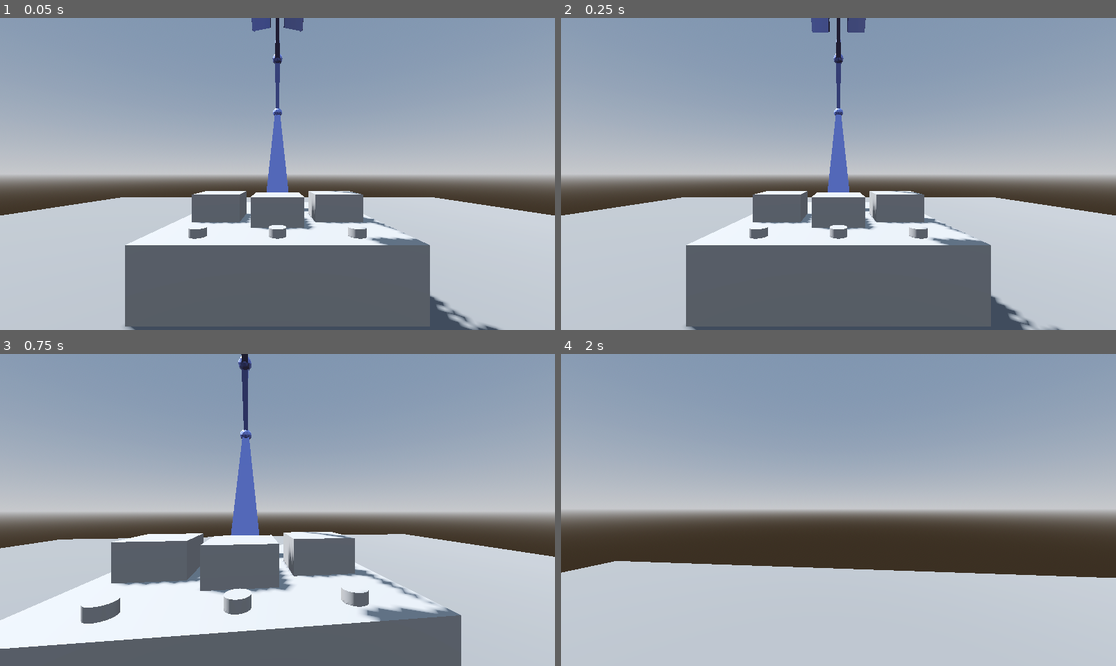
Above: before the commit, frames 1-4 (two rows, left to right).
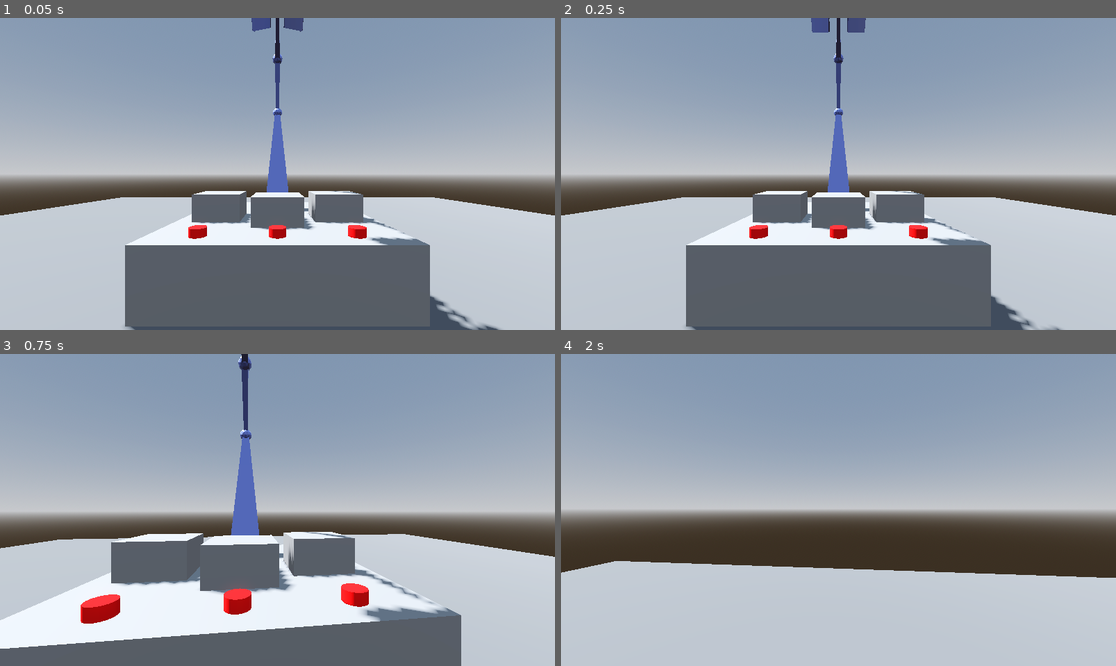
Above: after the commit, the same moments.

Repository: anniesanap/COMP-360-Group-2-Assignment-4
Game: Godot game, scene res://root.tscn
Same seed, same stepped clock (60 frames per second), same inputs: the game is played once before the commit and once after it.
Inputs (mouse positions are in pixels of both pictures, inside the frame that each line leads up to):
- Up to frame 1 (0.05 s): no input
- Up to frame 2 (0.25 s): no input
- Up to frame 3 (0.75 s): move the mouse to (305, 510) at 0.52 s; hold W (move_forward) from 0.53 s (still down); hold E (interact) from 0.53 s (still down)
- Up to frame 4 (2 s): keep holding W (move_forward); tap Space (jump) at 0.77, 1.52 s; move the mouse to (810, 510) at 1.27 s; release E (interact) at 1.28 s; tap E (interact) at 1.35 s

The runs differ from the first frame. In frame 1, 0.4% of the frame differs, in the area x 33-67%, y 66-71%; in frame 2, 0.4%; in frame 3, 1.2%, in the area x 14-67%, y 73-87%; in frame 4, nothing differs.

Commit message:
Change button colors on press

Diff:
--- a/button_1.gd
+++ b/button_1.gd
@@ -1,6 +1,12 @@
 extends StaticBody3D
 
-@onready var arm = $".."/arm
+@onready var button_2_material: StandardMaterial3D = $".."/button2/buttonMesh.mesh.material
+@onready var button_3_material: StandardMaterial3D = $".."/button3/buttonMesh.mesh.material
+@onready var arm: Node3D = $".."/arm
+@onready var material: StandardMaterial3D = $buttonMesh.mesh.material
 
 func press():
+	button_2_material.albedo_color = Color.RED
+	button_3_material.albedo_color = Color.RED
+	material.albedo_color = Color.GREEN
 	create_tween().tween_property(arm, "rotation:y", PI / 4, 1).set_delay(0.5).set_trans(Tween.TRANS_SPRING)
--- a/button_2.gd
+++ b/button_2.gd
@@ -1,6 +1,12 @@
 extends StaticBody3D
 
-@onready var arm = $".."/arm
+@onready var button_1_material: StandardMaterial3D = $".."/button1/buttonMesh.mesh.material
+@onready var button_3_material: StandardMaterial3D = $".."/button3/buttonMesh.mesh.material
+@onready var arm: Node3D = $".."/arm
+@onready var material: StandardMaterial3D = $buttonMesh.mesh.material
 
 func press():
+	button_1_material.albedo_color = Color.RED
+	button_3_material.albedo_color = Color.RED
+	material.albedo_color = Color.GREEN
 	create_tween().tween_property(arm, "rotation:y", PI / 2, 1).set_delay(0.5).set_trans(Tween.TRANS_SPRING)
--- a/button_3.gd
+++ b/button_3.gd
@@ -1,6 +1,12 @@
 extends StaticBody3D
 
-@onready var arm = $".."/arm
+@onready var button_1_material: StandardMaterial3D = $".."/button1/buttonMesh.mesh.material
+@onready var button_2_material: StandardMaterial3D = $".."/button2/buttonMesh.mesh.material
+@onready var arm: Node3D = $".."/arm
+@onready var material: StandardMaterial3D = $buttonMesh.mesh.material
 
 func press():
+	button_1_material.albedo_color = Color.RED
+	button_2_material.albedo_color = Color.RED
+	material.albedo_color = Color.GREEN
 	create_tween().tween_property(arm, "rotation:y", 3 * PI / 4, 1).set_delay(0.5).set_trans(Tween.TRANS_SPRING)
--- a/root.tscn
+++ b/root.tscn
@@ -514,7 +514,30 @@
 height = 0.1
 radius = 0.1
 
+[sub_resource type="StandardMaterial3D" id="StandardMaterial3D_8stb0"]
+albedo_color = Color(1, 0, 0, 1)
+
+[sub_resource type="CylinderMesh" id="CylinderMesh_ub3f7"]
+material = SubResource("StandardMaterial3D_8stb0")
+top_radius = 0.1
+bottom_radius = 0.1
+height = 0.1
+
+[sub_resource type="StandardMaterial3D" id="StandardMaterial3D_ukct4"]
+albedo_color = Color(1, 0, 0, 1)
+
+[sub_resource type="CylinderMesh" id="CylinderMesh_rq8if"]
+material = SubResource("StandardMaterial3D_ukct4")
+top_radius = 0.1
+bottom_radius = 0.1
+height = 0.1
+
+[sub_resource type="StandardMaterial3D" id="StandardMaterial3D_3cn7x"]
+albedo_color = Color(1, 0, 0, 1)
+
 [sub_resource type="CylinderMesh" id="CylinderMesh_ha72p"]
+resource_local_to_scene = true
+material = SubResource("StandardMaterial3D_3cn7x")
 top_radius = 0.1
 bottom_radius = 0.1
 height = 0.1
@@ -659,8 +682,8 @@
 [node name="buttonCollision" type="CollisionShape3D" parent="button1"]
 shape = SubResource("CylinderShape3D_bahwf")
 
-[node name="MeshInstance3D" type="MeshInstance3D" parent="button1"]
-mesh = SubResource("CylinderMesh_ha72p")
+[node name="buttonMesh" type="MeshInstance3D" parent="button1"]
+mesh = SubResource("CylinderMesh_ub3f7")
 
 [node name="button2" type="StaticBody3D" parent="." groups=["buttons"]]
 transform = Transform3D(1, 0, 0, 0, 1, 0, 0, 0, 1, -0.7, 0.85, 0)
@@ -669,8 +692,8 @@
 [node name="buttonCollision" type="CollisionShape3D" parent="button2"]
 shape = SubResource("CylinderShape3D_bahwf")
 
-[node name="MeshInstance3D" type="MeshInstance3D" parent="button2"]
-mesh = SubResource("CylinderMesh_ha72p")
+[node name="buttonMesh" type="MeshInstance3D" parent="button2"]
+mesh = SubResource("CylinderMesh_rq8if")
 
 [node name="button3" type="StaticBody3D" parent="." groups=["buttons"]]
 transform = Transform3D(1, 0, 0, 0, 1, 0, 0, 0, 1, -0.7, 0.85, 0.9)
@@ -679,5 +702,5 @@
 [node name="buttonCollision" type="CollisionShape3D" parent="button3"]
 shape = SubResource("CylinderShape3D_bahwf")
 
-[node name="MeshInstance3D" type="MeshInstance3D" parent="button3"]
+[node name="buttonMesh" type="MeshInstance3D" parent="button3"]
 mesh = SubResource("CylinderMesh_ha72p")
Not shown: 1 places in root.tscn that only renumber resources
